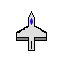
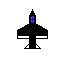
Layered file, before and after one edit (64x64). Changes by layer:
added layer "Enemy" above "Background" over [17, 9, 48, 49]
hid "Background", painted on it over [16, 9, 48, 51]
